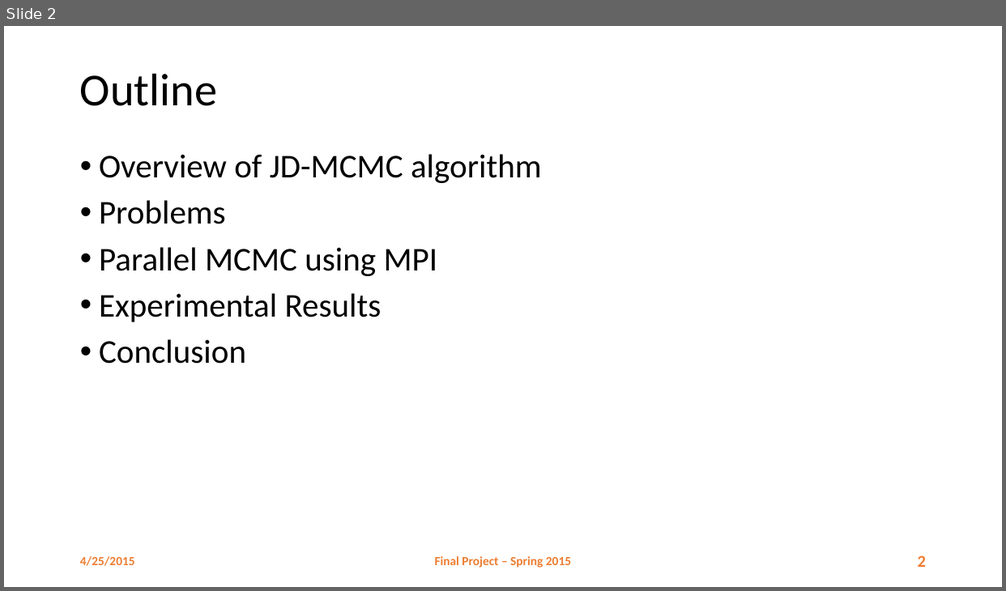
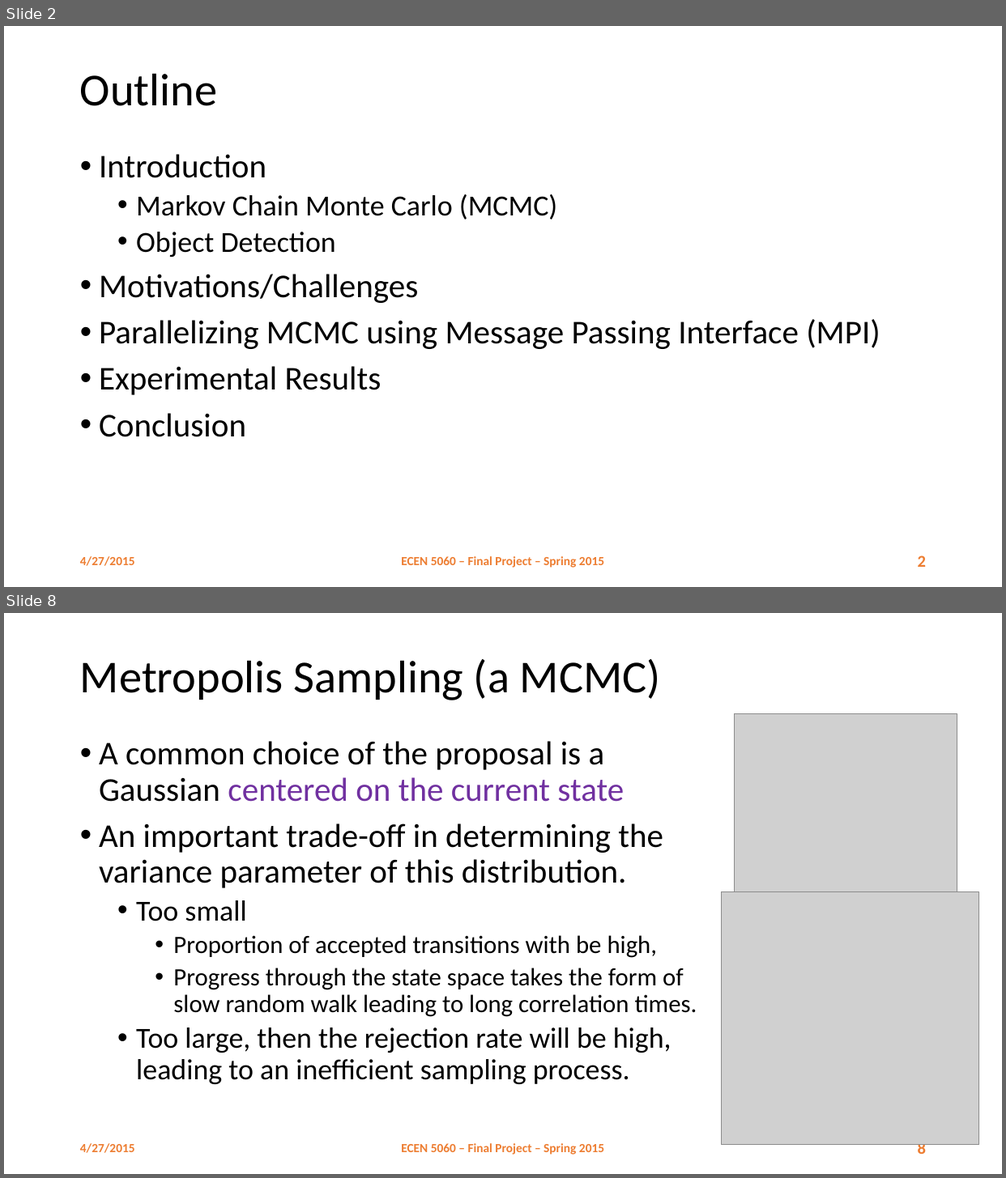
Before and after one commit to danhtuan/jdmcmc-mpi, a slide deck: report/Parallel MCMC.pptx. Shown one above the other, each under a label of ours: slide 2 before the commit, slides 2 and 8 after it; the slides between them are not shown. The pictures are 1006x591 and 1006x1178 pixels, drawn with LibreOffice and Linux fonts; fonts in the diff are those of the drawing; grey boxes stand for pictures; background and template pictures are left out. Boxes give left, top, right and bottom in pixels: in the first picture for what was removed or moved away, otherwise in the second. Text is boxed around its words. In the diff, an @@ line names an element or a change of style, - is before the commit and + after.

```diff
--- a/report/Parallel MCMC.pptx
+++ b/report/Parallel MCMC.pptx
@@ slide 8 added at bbox=[4, 613, 1002, 1174], background #FFFFFF @@
@@ title added at bbox=[80, 659, 661, 700], 44 pt, text #000000 @@
+Metropolis Sampling (a MCMC)
@@ picture added at bbox=[735, 714, 957, 908] @@
@@ text added at bbox=[99, 741, 697, 1084], 32 pt, text #000000 @@
+• A common choice of the proposal is a Gaussian centered on the current state
+• An important trade-off in determining the variance parameter of this distribution.
+  • Too small
+    • Proportion of accepted transitions with be high,
+    • Progress through the state space takes the form of slow random walk leading to long correlation times.
+  • Too large, then the rejection rate will be high, leading to an inefficient sampling process.
@@ picture added at bbox=[722, 892, 979, 1145] @@
@@ text added at bbox=[80, 1144, 135, 1153], 12 pt, text #ED7D31, bold @@
+4/27/2015
@@ text added at bbox=[401, 1144, 604, 1155], 12 pt, text #ED7D31, bold @@
+ECEN 5060 – Final Project – Spring 2015
@@ page number added at bbox=[918, 1144, 926, 1159], 16 pt, text #ED7D31, bold @@
+8
@@ slide 2 changed as well @@
@@ text at bbox=[99, 154, 880, 349]: text changed @@
-• Overview of JD-MCMC algorithm
-• Problems
-• Parallel MCMC using MPI
+• Introduction
+  • Markov Chain Monte Carlo (MCMC)
+  • Object Detection
+• Motivations/Challenges
+• Parallelizing MCMC using Message Passing Interface (MPI)
@@ text at bbox=[80, 557, 135, 566]: text changed @@
-4/25/2015
+4/27/2015
@@ text at bbox=[401, 557, 604, 568]: text changed @@
-Final Project – Spring 2015
+ECEN 5060 – Final Project – Spring 2015
```
Also in this commit, not shown: 2 other slides changed, 15 other slides added.
